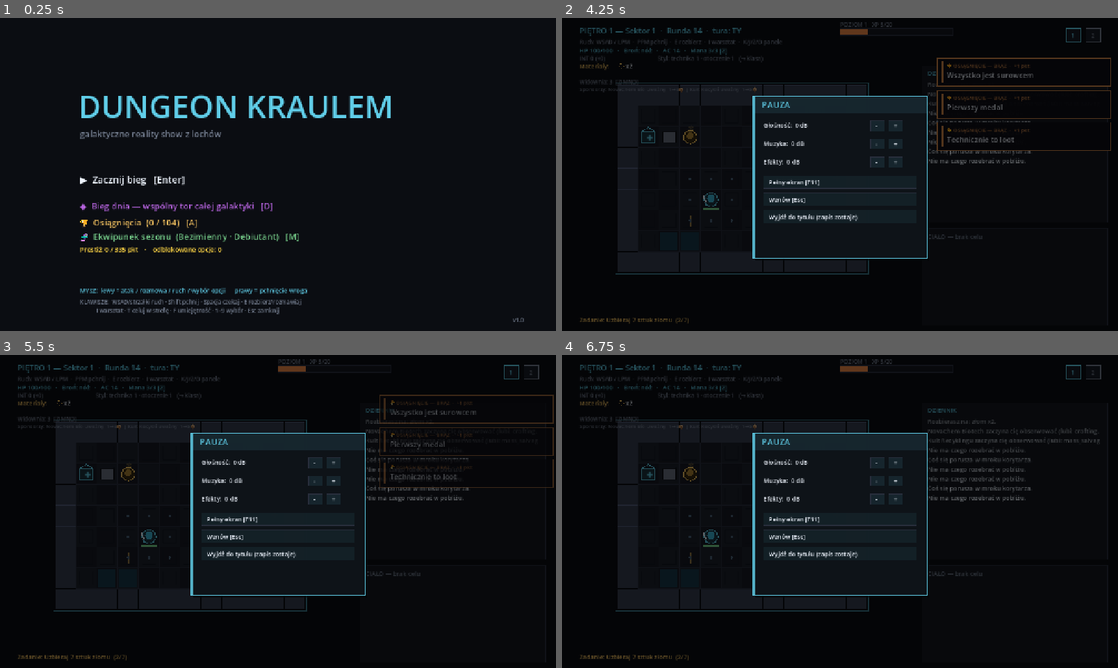
Above: before the commit, frames 1-4 (two rows, left to right).
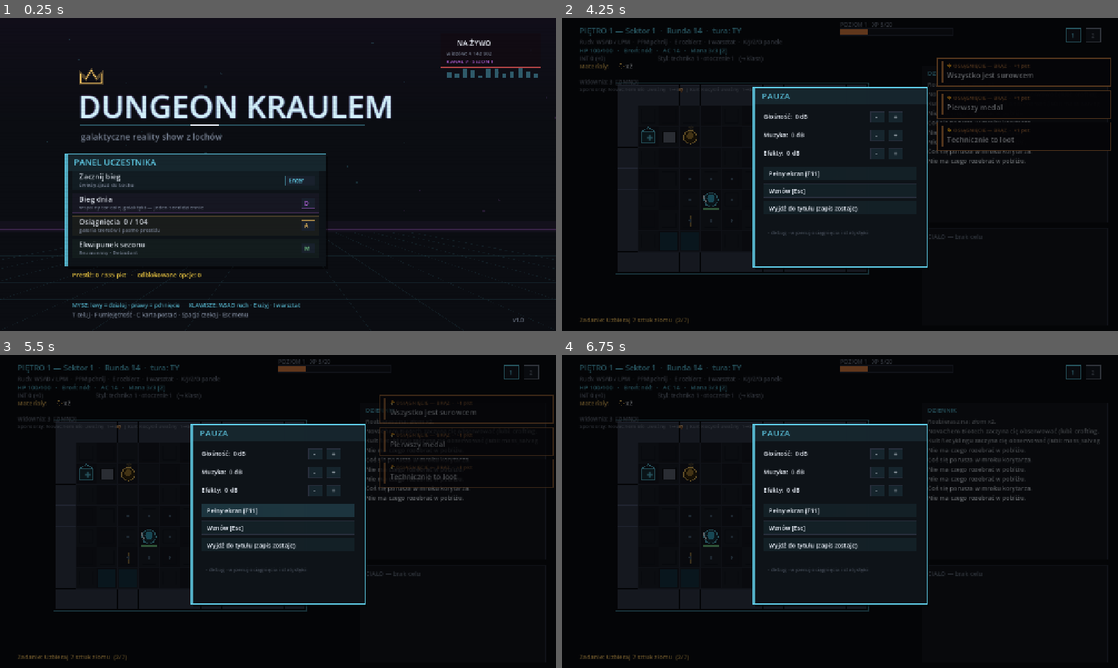
Above: after the commit, the same moments.

Repository: misiumen/crawlergame
Game: Godot game, scene res://scenes/Slice.tscn
The game is run twice, just before and just after one commit, with the same random seed, the same clock (stepped at 60 frames per second) and the same inputs.
Inputs (mouse positions are in pixels of both pictures, inside the frame that each line leads up to):
- Up to frame 1 (0.25 s): no input
- Up to frame 2 (4.25 s): tap Enter at 0.5, 1.35 s; move the mouse to (962, 158) at 0.52 s; hold D 0.53-1.28 s; tap E at 0.6, 1.55, 2.3, 3.05, 3.8 s; click (962, 158) at 0.67 s; tap Space at 0.77, 1.52, 2.75, 3.02, 3.77 s; move the mouse to (728, 190) at 1.27 s; hold Down 1.28-2.03 s; click (728, 190) at 1.42 s; move the mouse to (895, 105) at 2.02 s; hold D 2.03-2.78 s; tap Keypad Enter at 2.1 s; click (895, 105) at 2.17 s; move the mouse to (812, 237) at 2.77 s; hold Up 2.78-3.53 s; tap Backspace at 2.85 s; click (812, 237) at 2.92 s; move the mouse to (1006, 221) at 3.52 s; hold A from 3.53 s (still down); tap M at 3.6 s; click (1006, 221) at 3.67 s; tap Escape at 4.15 s
- Up to frame 3 (5.5 s): move the mouse to (111, 464) at 4.27 s; tap O at 4.35 s; click (111, 464) at 4.42 s; tap Space at 4.52 s; tap E at 4.55, 5.3 s; tap Enter at 5 s; move the mouse to (305, 511) at 5.02 s; release A at 5.03 s; hold Down from 5.03 s (still down); tap N at 5.1 s; click (305, 511) at 5.17 s
- Up to frame 4 (6.75 s): move the mouse to (756, 433) at 5.77 s; release Down at 5.78 s; hold D 5.78-6.53 s; tap C at 5.85 s; click (756, 433) at 5.92 s; tap Space at 6.02, 6.5 s; tap E at 6.05 s; move the mouse to (962, 495) at 6.52 s; hold Up from 6.53 s (still down); tap 1 at 6.6 s; click (962, 495) at 6.67 s

The runs differ from the first frame. In frame 1, 12% of the frame differs, in the area x 0-100%, y 6-96%; in frame 2, 2.2%; in frame 3, 2.9%; in frame 4, 2.2%.

Commit message:
Title screen glow-up + hidden achievements-reset debug button
Title (all procedural, animated every frame):
- synthwave arena floor: glowing purple horizon + perspective grid with
  horizontals rolling toward the camera
- studio smoke gradient, drifting spotlight motes, CRT scanlines
- logo with layered neon glow + studio-light flicker, sweeping underline,
  neon crown medallion
- "NA ZYWO" broadcast badge: blinking REC dot, fake viewer counter (seeded
  by achievement points), KANAL 7 - SEZON 1, animated equalizer bars
- menu rebuilt as PANEL UCZESTNIKA: hover-highlighted rows with accent
  spines, descriptions, and key chips (Enter/N/D/A/M) - same zones/keys
- condensed two-line controls primer

Settings (pause): hidden debug row at the bottom - "wyzeruj osiagniecia
i statystyki", dim until hovered, two-step confirm (arm -> NA PEWNO?),
calls Achievements.reset(); confirm disarms on open/resume.

Gate: 644 GUT checks 0 failed, SMOKE OK, web build screenshot-verified in
a real browser, exe + web zip rebuilt.

Co-Authored-By: Claude Opus 4.8 (1M context) <noreply@anthropic.com>

Diff:
--- a/dungeon-kraulem-godot/scenes/BoardView.gd
+++ b/dungeon-kraulem-godot/scenes/BoardView.gd
@@ -168,6 +168,7 @@
 const FINAL_FLOOR := 6   # descending from here wins the run
 var _run_seed: int = 20260605
 var _pending_daily := false      # title asked for the daily gauntlet
+var _reset_arm := false          # pause debug: achievements-wipe confirm armed
 var _daily_run := false          # this run uses the shared date seed
 
 func _build() -> void:
@@ -664,7 +665,7 @@
 
 	# [Esc] pause + settings (only when nothing else holds the input)
 	if kc == KEY_ESCAPE and _can_take_board_input():
-		_pause_screen = true; _play("open"); queue_redraw(); return
+		_pause_screen = true; _reset_arm = false; _play("open"); queue_redraw(); return
 
 	# [L] open the skill-point allocation modal (if you've banked any)
 	if kc == KEY_L:
@@ -867,7 +868,17 @@
 		"event_fork":        _event_choose(i)
 		"speak_pick":        _speak_pick(i)
 		"char_unequip":      _unequip(z.get("s", ""))
-		"pause_resume":      _pause_screen = false; _play("close"); queue_redraw()
+		"pause_resume":      _pause_screen = false; _reset_arm = false; _play("close"); queue_redraw()
+		"pause_reset_ach":
+			if _reset_arm:
+				Achievements.reset()
+				_reset_arm = false
+				_log_push("DEBUG: osiągnięcia i statystyki wyzerowane.")
+				_play("deny")
+			else:
+				_reset_arm = true
+				_play("click")
+			queue_redraw()
 		"pause_full":
 			var wm2 := DisplayServer.window_get_mode()
 			DisplayServer.window_set_mode(
@@ -3054,7 +3065,7 @@
 ## Pause + settings: volumes (the Sfx buses), fullscreen, quit to title.
 func _draw_pause(c: CanvasItem) -> void:
 	c.draw_rect(Rect2(0, 0, 1280, 720), Color(0, 0, 0, 0.6))
-	var r := Rect2(440, 180, 400, 372)
+	var r := Rect2(440, 160, 400, 414)
 	_panel(c, r, COL_CYAN, "PAUZA")
 	var y := r.position.y + 72.0
 	for row in [["Master", "Głośność"], ["Music", "Muzyka"], ["SFX", "Efekty"]]:
@@ -3080,6 +3091,20 @@
 			HORIZONTAL_ALIGNMENT_LEFT, -1, 14, COL_BRIGHT)
 		_zone(b2, str(r2[1]))
 		y += 40.0
+	# Hidden debug corner: wipe achievements + lifetime stats (two-step confirm).
+	c.draw_line(Vector2(r.position.x + 24, y - 6), Vector2(r.position.x + r.size.x - 24, y - 6),
+		Color(COL_GRID, 0.8), 1.0)
+	var db := Rect2(r.position.x + 24, y + 2, r.size.x - 48, 26)
+	var dbh := _hover(db)
+	if dbh or _reset_arm:
+		c.draw_rect(db, Color(COL_RED, 0.18 if _reset_arm else 0.08))
+		c.draw_rect(db, Color(COL_RED, 0.7), false, 1.0)
+	c.draw_string(_font, Vector2(db.position.x + 10, db.position.y + 18),
+		"NA PEWNO? Kliknij ponownie — bez odwrotu" if _reset_arm
+			else "· debug · wyzeruj osiągnięcia i statystyki",
+		HORIZONTAL_ALIGNMENT_LEFT, -1, 12,
+		COL_RED if (_reset_arm or dbh) else Color(COL_DIM, 0.5))
+	_zone(db, "pause_reset_ach")
 
 func _draw_glyph(s: String, c: Vector2i, col: Color) -> void:
 	draw_string(_font, _cell_px(c) + Vector2(-6, 8), s, HORIZONTAL_ALIGNMENT_LEFT, -1, 26, col)
@@ -3245,63 +3270,140 @@
 		draw_rect(Rect2(pos.x - 17, pos.y + 18, 34 * frac, 5), Color(hpc, fade))
 
 func _draw_title(c: CanvasItem) -> void:
+	var t := Time.get_ticks_msec() / 1000.0
 	c.draw_rect(Rect2(0, 0, 1280, 720), COL_BG)
-	# Title
+	# Studio smoke: purple haze sinking from the lighting rig.
+	for i in 20:
+		c.draw_rect(Rect2(0, i * 12, 1280, 12),
+			Color(0.32, 0.12, 0.42, 0.085 * (1.0 - i / 20.0)))
+	# Synthwave arena floor: glowing horizon + perspective grid rolling at us.
+	var hor := 492.0
+	c.draw_rect(Rect2(0, hor - 26, 1280, 26), Color(COL_PURPLE, 0.05))
+	c.draw_rect(Rect2(0, hor - 8, 1280, 3), Color(COL_PURPLE, 0.22))
+	for k in 15:
+		var fx := (k - 7) / 7.0
+		c.draw_line(Vector2(640 + fx * 300.0, hor), Vector2(640 + fx * 1500.0, 720),
+			Color(COL_CYAN, 0.085), 1.0)
+	for k in 9:
+		var phs := fmod(t * 0.22 + k / 9.0, 1.0)
+		var yy := hor + phs * phs * 228.0
+		c.draw_line(Vector2(0, yy), Vector2(1280, yy), Color(COL_CYAN, 0.04 + 0.10 * phs), 1.0)
+	# Drifting studio motes (dust in the spotlights).
+	for i in 36:
+		var h := (i * 2654435761) & 0x7fffffff
+		var mx := fmod(float(h % 1280) + t * (5.0 + float(h % 7) * 2.5), 1280.0)
+		var my := 30.0 + float((h >> 8) % 430) + sin(t * 0.8 + float(i)) * 6.0
+		var mc := COL_CYAN if i % 3 != 0 else COL_PURPLE
+		c.draw_circle(Vector2(mx, my), 1.0 + float(h % 3) * 0.6, Color(mc, 0.16))
+
+	# NA ZYWO badge - the show never stops broadcasting.
+	c.draw_rect(Rect2(1014, 36, 230, 78), Color(0.07, 0.04, 0.07, 0.85))
+	c.draw_rect(Rect2(1014, 36, 230, 78), Color(COL_RED, 0.75), false, 1.0)
+	if fmod(t, 1.2) < 0.72:
+		c.draw_circle(Vector2(1038, 58), 6.0, COL_RED)
+	c.draw_string(_font, Vector2(1052, 64), "NA ŻYWO",
+		HORIZONTAL_ALIGNMENT_LEFT, -1, 17, COL_BRIGHT)
+	var viewers := 4102336 + Achievements.points_total() * 117 + int(sin(t * 0.7) * 1800.0)
+	c.draw_string(_font, Vector2(1028, 86), "widzów: " + _fmt_int(viewers),
+		HORIZONTAL_ALIGNMENT_LEFT, -1, 12, COL_DIM)
+	c.draw_string(_font, Vector2(1028, 104), "KANAŁ 7 · SEZON 1",
+		HORIZONTAL_ALIGNMENT_LEFT, -1, 12, Color(COL_PURPLE, 0.95))
+	# tiny audio equalizer under the badge - the broadcast is loud
+	for eb in 12:
+		var eh := 5.0 + absf(sin(t * (2.1 + eb * 0.37) + eb)) * 17.0
+		c.draw_rect(Rect2(1030 + eb * 18, 138 - eh, 10, eh), Color(COL_CYAN, 0.4))
+
+	# Neon crown medallion over the logo.
+	var cw := PackedVector2Array([Vector2(186, 150), Vector2(186, 128), Vector2(198, 140),
+		Vector2(210, 120), Vector2(222, 140), Vector2(234, 128), Vector2(234, 150), Vector2(186, 150)])
+	c.draw_polyline(cw, Color(COL_AMBER, 0.30), 6.0)
+	c.draw_polyline(cw, COL_AMBER, 1.6)
+
+	# Logo: layered neon glow + a nervous studio-light flicker.
+	var flick := 0.86 + 0.14 * sin(t * 9.0) * sin(t * 3.7)
+	for off in [Vector2(-3, 0), Vector2(3, 0), Vector2(0, -2), Vector2(0, 3)]:
+		c.draw_string(_font, Vector2(180, 230) + (off as Vector2), "DUNGEON KRAULEM",
+			HORIZONTAL_ALIGNMENT_LEFT, -1, 72, Color(COL_PURPLE, 0.16))
+	for off in [Vector2(-1.5, 0.0), Vector2(1.5, 1.0)]:
+		c.draw_string(_font, Vector2(180, 230) + (off as Vector2), "DUNGEON KRAULEM",
+			HORIZONTAL_ALIGNMENT_LEFT, -1, 72, Color(COL_CYAN, 0.30 * flick))
 	c.draw_string(_font, Vector2(180, 230), "DUNGEON KRAULEM",
-		HORIZONTAL_ALIGNMENT_LEFT, -1, 72, COL_CYAN)
-	c.draw_string(_font, Vector2(184, 274), "galaktyczne reality show z lochów",
+		HORIZONTAL_ALIGNMENT_LEFT, -1, 72, Color(0.86, 0.97, 1.0, flick))
+	# underline with a light sweeping along it
+	c.draw_rect(Rect2(184, 246, 656, 2), Color(COL_CYAN, 0.35))
+	c.draw_rect(Rect2(184 + fmod(t * 260.0, 590.0), 246, 66, 2), COL_BRIGHT)
+	c.draw_string(_font, Vector2(186, 280), "galaktyczne reality show z lochów",
 		HORIZONTAL_ALIGNMENT_LEFT, -1, 20, COL_DIM)
-	# Options (click them, or press the key)
+
+	# Menu rows (click them, or press the key).
 	var has_save := Save.has_save()
-	var y := 380.0
+	var lo := MetaCatalog.loadout()
+	var rows: Array = []
 	if has_save:
-		c.draw_string(_font, Vector2(184, y), "▶  Kontynuuj zjazd   [Enter]",
-			HORIZONTAL_ALIGNMENT_LEFT, -1, 22, COL_BRIGHT)
-		_zone(Rect2(176, y - 24, 520, 34), "title_continue")
-		c.draw_string(_font, Vector2(184, y + 38), "▶  Nowy bieg (porzuca zapis)   [N]",
-			HORIZONTAL_ALIGNMENT_LEFT, -1, 22, COL_AMBER)
-		_zone(Rect2(176, y + 14, 520, 34), "title_new")
-		y += 76
+		rows.append(["Kontynuuj zjazd", "wracasz na piętro z zapisu", "Enter", "title_continue", COL_CYAN])
+		rows.append(["Nowy bieg", "porzuca obecny zapis", "N", "title_new", COL_AMBER])
 	else:
-		c.draw_string(_font, Vector2(184, y), "▶  Zacznij bieg   [Enter]",
-			HORIZONTAL_ALIGNMENT_LEFT, -1, 22, COL_BRIGHT)
-		_zone(Rect2(176, y - 24, 520, 34), "title_start")
-		y += 38
-	# Daily gauntlet — one shared seed per calendar day
-	c.draw_string(_font, Vector2(184, y + 22),
-		"◆  Bieg dnia — wspólny tor całej galaktyki   [D]",
-		HORIZONTAL_ALIGNMENT_LEFT, -1, 20, COL_PURPLE)
-	_zone(Rect2(176, y - 2, 520, 32), "title_daily")
-	y += 38
-	# Achievements gallery entry
-	c.draw_string(_font, Vector2(184, y + 22),
-		"🏆  Osiągnięcia  (%d / %d)   [A]" % [Achievements.count_unlocked(), Achievements.total()],
-		HORIZONTAL_ALIGNMENT_LEFT, -1, 20, COL_AMBER)
-	_zone(Rect2(176, y - 2, 520, 32), "ach_open")
-	# Loadout & meta-progression entry
-	var lo := MetaCatalog.loadout()
-	c.draw_string(_font, Vector2(184, y + 54),
-		"🧬  Ekwipunek sezonu  (%s · %s)   [M]" % [
-			MetaCatalog.def_of(lo["species"]).get("label", "?"),
-			MetaCatalog.def_of(lo["origin"]).get("label", "?")],
-		HORIZONTAL_ALIGNMENT_LEFT, -1, 20, COL_GREEN)
-	_zone(Rect2(176, y + 32, 520, 30), "meta_open")
-	c.draw_string(_font, Vector2(184, y + 82),
-		"Prestiż: %d / %d pkt    ·    odblokowane opcje: %d" % [
+		rows.append(["Zacznij bieg", "świeży zjazd do Lochu", "Enter", "title_start", COL_CYAN])
+	rows.append(["Bieg dnia", "wspólny tor całej galaktyki — jeden seed dziennie", "D", "title_daily", COL_PURPLE])
+	rows.append(["Osiągnięcia  %d / %d" % [Achievements.count_unlocked(), Achievements.total()],
+		"galeria trofeów i pasmo prestiżu", "A", "ach_open", COL_AMBER])
+	rows.append(["Ekwipunek sezonu", "%s · %s" % [
+		MetaCatalog.def_of(lo["species"]).get("label", "?"),
+		MetaCatalog.def_of(lo["origin"]).get("label", "?")], "M", "meta_open", COL_GREEN])
+	var py := 312.0
+	var phh := rows.size() * 52.0 + 52.0
+	var pr := Rect2(150, py, 600, phh)
+	_panel(c, pr, COL_CYAN, "PANEL UCZESTNIKA")
+	var y := py + 40.0
+	for row in rows:
+		var rc := Rect2(pr.position.x + 16, y, pr.size.x - 32, 44)
+		var hov := _hover(rc)
+		var ac: Color = row[4]
+		c.draw_rect(rc, Color(ac, 0.16 if hov else 0.05))
+		c.draw_rect(rc, Color(ac, 0.9 if hov else 0.25), false, 1.0)
+		if hov:
+			c.draw_rect(Rect2(rc.position.x, rc.position.y, 3, rc.size.y), ac)
+		c.draw_string(_font, Vector2(rc.position.x + 16 + (4.0 if hov else 0.0), y + 19), str(row[0]),
+			HORIZONTAL_ALIGNMENT_LEFT, -1, 17, COL_BRIGHT if hov else Color(COL_BRIGHT, 0.88))
+		c.draw_string(_font, Vector2(rc.position.x + 16, y + 36), str(row[1]),
+			HORIZONTAL_ALIGNMENT_LEFT, -1, 12, COL_DIM)
+		var kw := 22.0 + str(row[2]).length() * 9.0
+		var kr := Rect2(rc.position.x + rc.size.x - kw - 10, y + 10, kw, 24)
+		c.draw_rect(kr, Color(0.10, 0.13, 0.18, 0.9))
+		c.draw_rect(kr, Color(ac, 0.6), false, 1.0)
+		c.draw_string(_font, Vector2(kr.position.x + 8, kr.position.y + 17), str(row[2]),
+			HORIZONTAL_ALIGNMENT_LEFT, -1, 13, ac)
+		_zone(rc, str(row[3]))
+		y += 52.0
+	c.draw_string(_font, Vector2(166, py + phh + 24),
+		"Prestiż: %d / %d pkt   ·   odblokowane opcje: %d" % [
 			MetaCatalog.available_prestige(), Achievements.points_total(), Meta.unlocked_count()],
-		HORIZONTAL_ALIGNMENT_LEFT, -1, 15, ACH_TIER_COL["gold"])
-	# Controls primer (mouse-first)
-	c.draw_string(_font, Vector2(184, 632),
-		"MYSZ:  lewy = atak / rozmowa / ruch / wybór opcji      prawy = pchnięcie wroga",
-		HORIZONTAL_ALIGNMENT_LEFT, -1, 14, COL_CYAN)
-	c.draw_string(_font, Vector2(184, 658),
-		"KLAWISZE:  WSAD/strzałki ruch · Shift pchnij · Spacja czekaj · E rozbierz/rozmawiaj",
-		HORIZONTAL_ALIGNMENT_LEFT, -1, 13, COL_DIM)
-	c.draw_string(_font, Vector2(184, 678),
-		"           I warsztat · T celuj w strefę · F umiejętność · 1–9 wybór · Esc zamknij",
+		HORIZONTAL_ALIGNMENT_LEFT, -1, 14, ACH_TIER_COL["gold"])
+
+	# Controls primer (mouse-first) + version.
+	c.draw_string(_font, Vector2(166, 666),
+		"MYSZ: lewy = działaj · prawy = pchnięcie      KLAWISZE: WSAD ruch · E użyj · I warsztat",
+		HORIZONTAL_ALIGNMENT_LEFT, -1, 13, Color(COL_CYAN, 0.85))
+	c.draw_string(_font, Vector2(166, 688),
+		"T celuj · F umiejętność · C karta postaci · Spacja czekaj · Esc menu",
 		HORIZONTAL_ALIGNMENT_LEFT, -1, 13, COL_DIM)
 	c.draw_string(_font, Vector2(1180, 700), "v" + VERSION,
 		HORIZONTAL_ALIGNMENT_LEFT, -1, 13, COL_DIM)
+	# CRT scanlines over everything - the broadcast look.
+	for sy in range(0, 720, 4):
+		c.draw_line(Vector2(0, sy), Vector2(1280, sy), Color(0, 0, 0, 0.05), 1.0)
+
+## Thousands separator for the fake viewer counter (4 102 336).
+static func _fmt_int(n: int) -> String:
+	var sv := str(n)
+	var out := ""
+	var cnt := 0
+	for i in range(sv.length() - 1, -1, -1):
+		out = sv[i] + out
+		cnt += 1
+		if cnt % 3 == 0 and i > 0:
+			out = " " + out
+	return out
 
 func _draw_boss(pos: Vector2, fade: float, flashing: bool) -> void:
 	var body := COL_RED if flashing else COL_PURPLE
